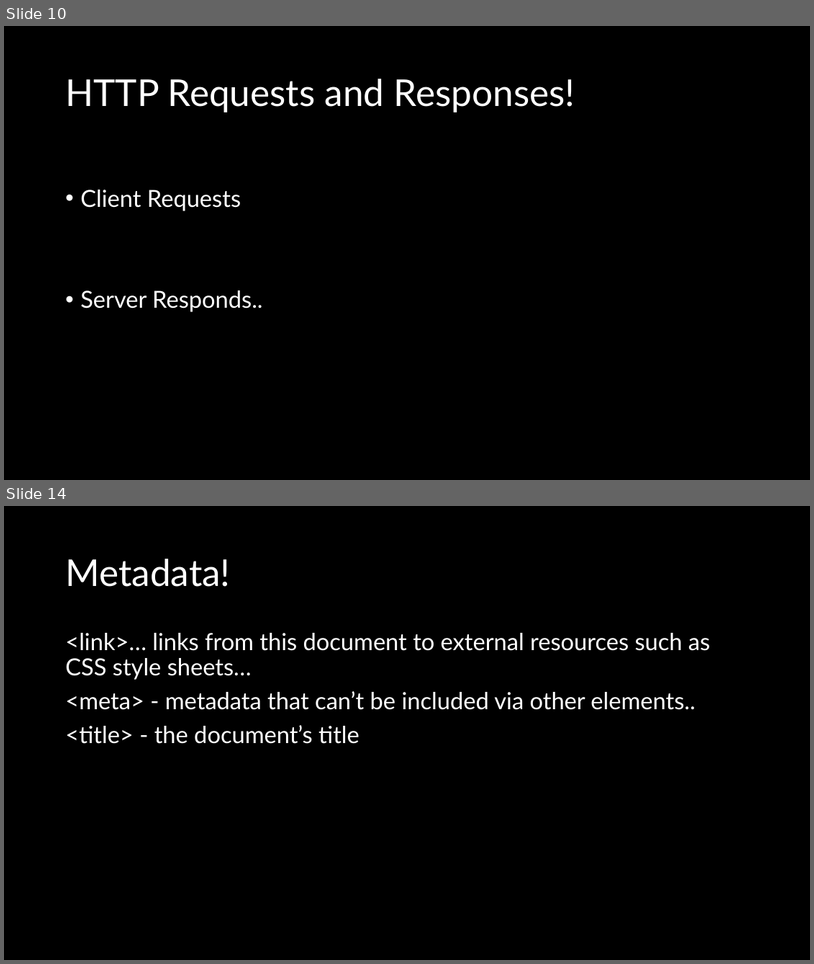
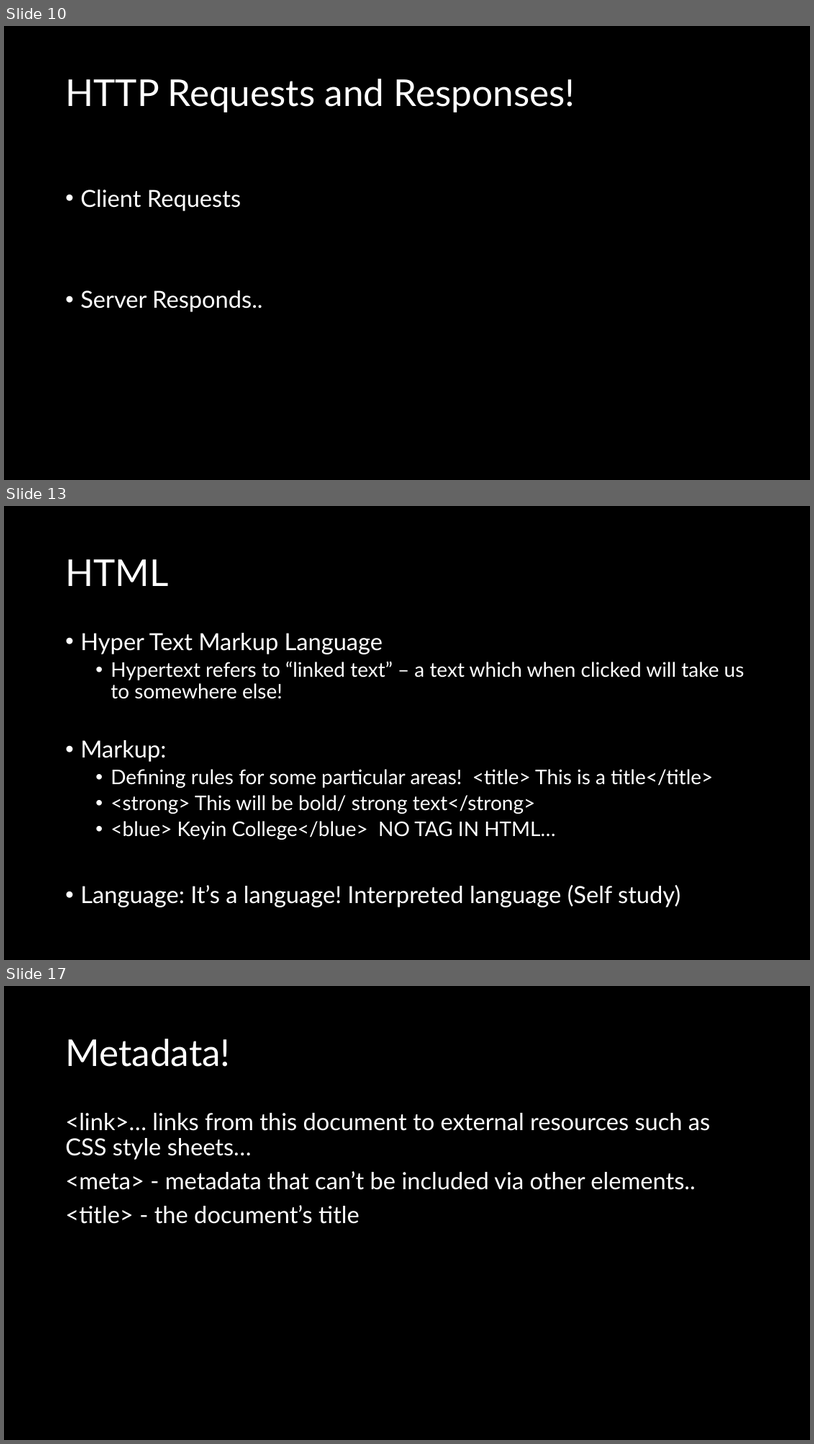
Before and after one commit to natiquekeyin/winter2026, a slide deck: FrontEnd/Week1/Week 1.pptx. Shown one above the other, each under a label of ours: slides 10 and 14 before the commit, slides 10, 13 and 17 after it; the slides between them are not shown. The pictures are 814x964 and 814x1444 pixels, drawn with LibreOffice and Linux fonts; fonts in the diff are those of the drawing. Boxes give left, top, right and bottom in pixels: in the first picture for what was removed or moved away, otherwise in the second. Text is boxed around its words. In the diff, an @@ line names an element or a change of style, - is before the commit and + after.

```diff
--- a/FrontEnd/Week1/Week 1.pptx
+++ b/FrontEnd/Week1/Week 1.pptx
@@ slide 13 added at [4, 506, 810, 960], background #000000 @@
@@ title added at [65, 559, 168, 586], 44 pt, text #FFFFFF @@
+HTML
@@ text added at [80, 633, 745, 907], 24 pt, text #FFFFFF @@
+• Hyper Text Markup Language
+  • Hypertext refers to “linked text” – a text which when clicked will take us to somewhere else!
+• Markup:
+  • Defining rules for some particular areas! <title> This is a title</title>
+  • <strong> This will be bold/ strong text</strong>
+  • <blue> Keyin College</blue> NO TAG IN HTML…
+• Language: It’s a language! Interpreted language (Self study)
@@ what was slide 14 is now slide 17 @@
```
Also in this commit, not shown: 5 slides changed, 2 other slides added, 3 other files.
